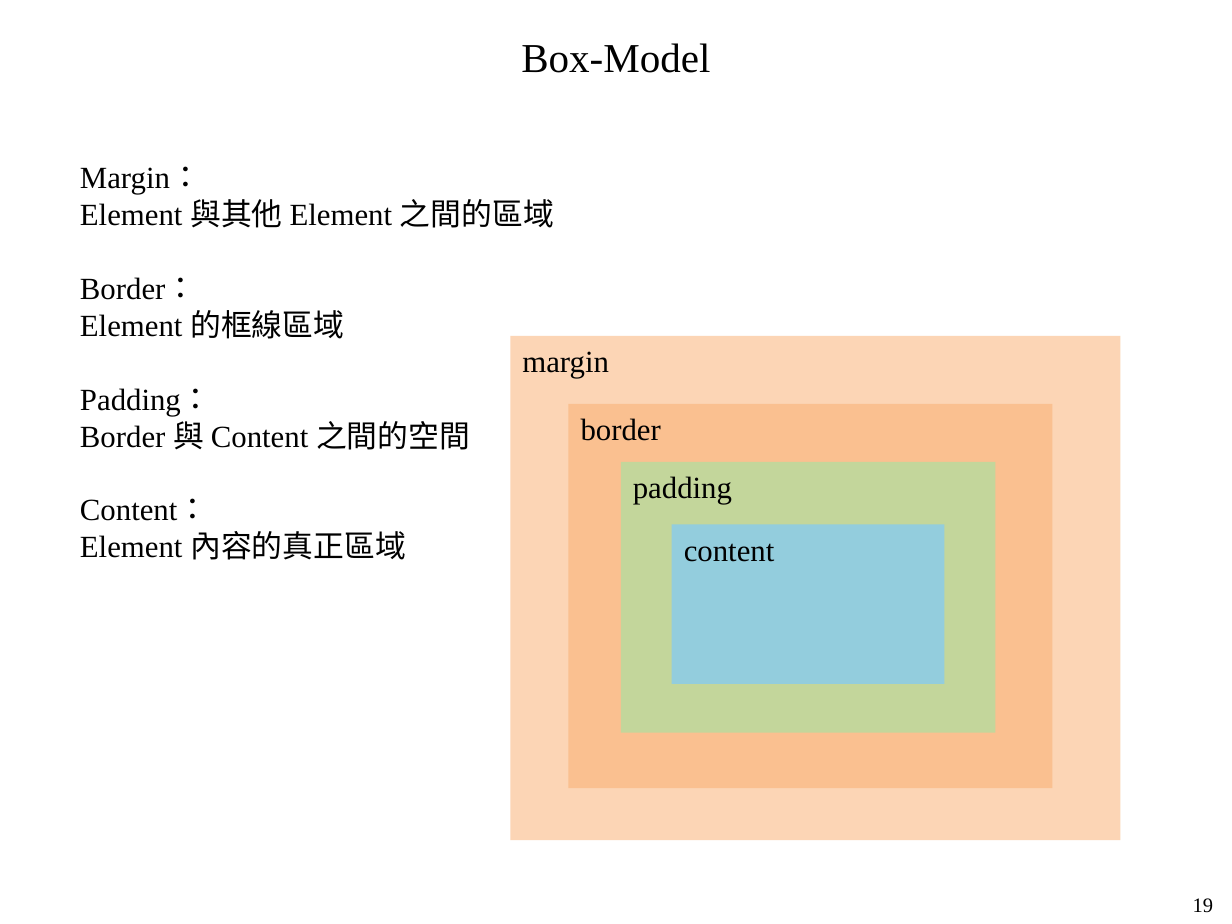
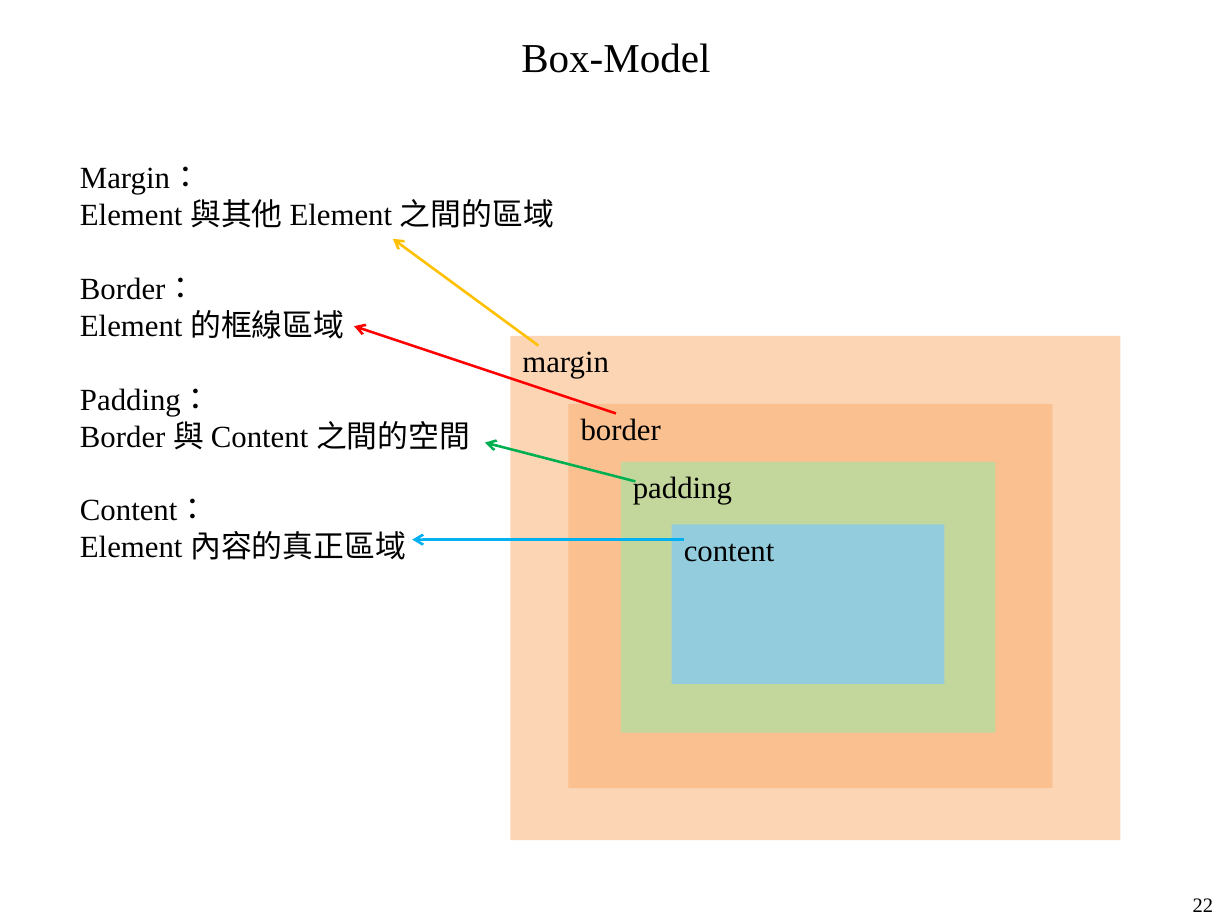
Before and after one commit to mar120434/2021_web_tutor, a slide deck: slide 22 of 靜態網頁.pptx. Drawn at 1232x924 pixels with LibreOffice and Linux fonts; fonts in the diff are those of the drawing. Boxes give left, top, right and bottom in pixels: in the first picture for what was removed or moved away, otherwise in the second. Text is boxed around its words. In the diff, an @@ line names an element or a change of style, - is before the commit and + after.

```diff
--- a/靜態網頁.pptx
+++ b/靜態網頁.pptx
@@ arrow added from (538, 346) to (393, 239), #FFC000 1.5 pt @@
@@ arrow added from (616, 414) to (354, 326), #FF0000 1.5 pt @@
@@ arrow added from (636, 482) to (485, 442), #00B050 1.5 pt @@
@@ arrow added from (684, 540) to (413, 540), #00B0F0 1.5 pt @@
@@ text at (1193, 898, 1213, 912): text changed @@
-19
+22
```
Also in this commit, not shown: 2 other slides changed, 4 slides added, 1 other file.
